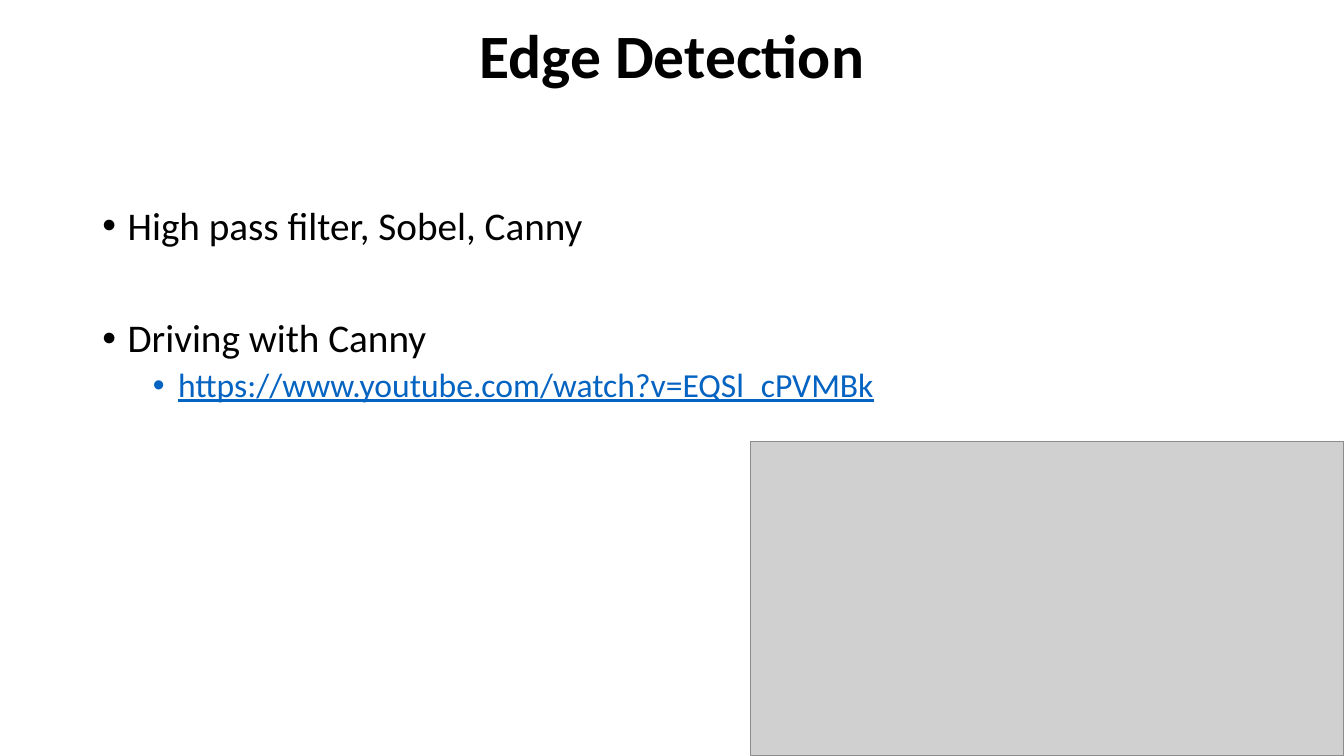
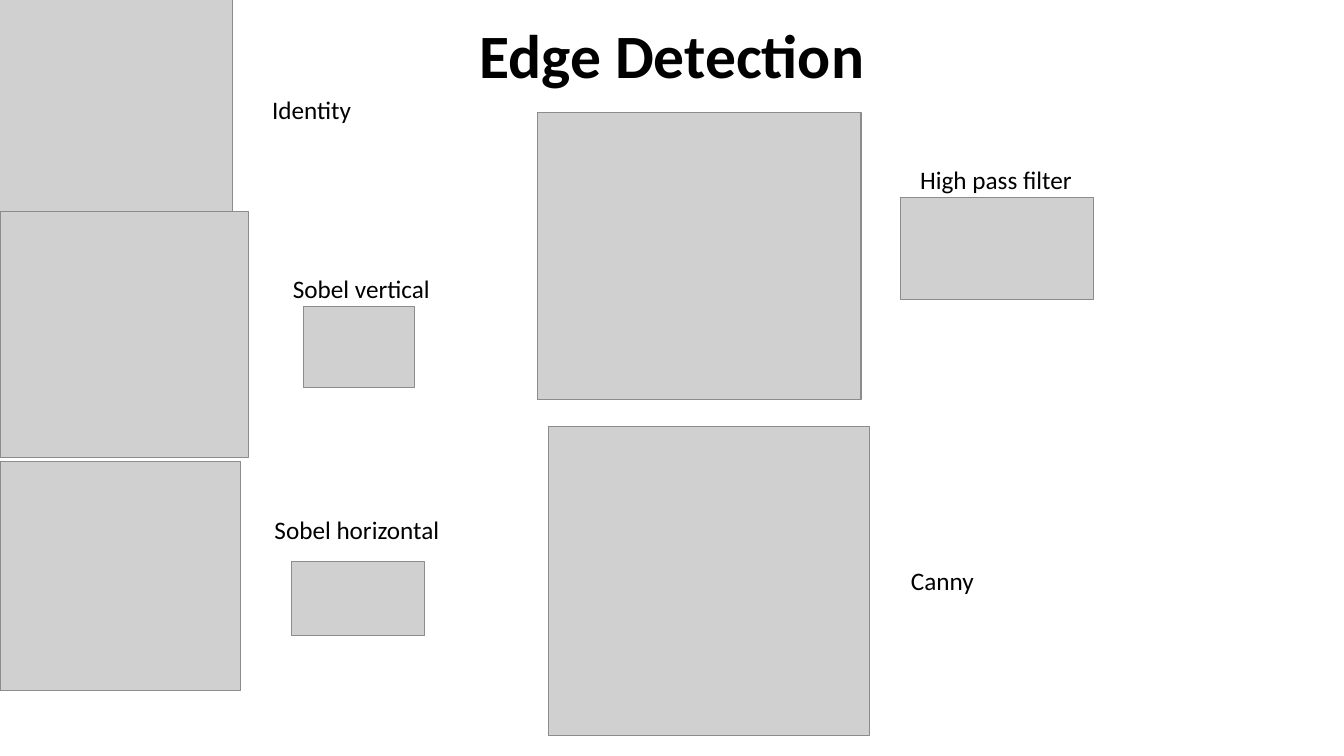
Before and after one commit to MickWPM/Thesis, a slide deck: slide 4 of Docs/InterimVivaReferences.pptx (slide 6 before the commit). Drawn at 1344x756 pixels with LibreOffice and Linux fonts; fonts in the diff are those of the drawing; grey boxes stand for pictures. Boxes give left, top, right and bottom in pixels: in the first picture for what was removed or moved away, otherwise in the second. Text is boxed around its words. In the diff, an @@ line names an element or a change of style, - is before the commit and + after.

```diff
--- a/Docs/InterimVivaReferences.pptx
+++ b/Docs/InterimVivaReferences.pptx
@@ picture added at [0,0,233,220] @@
@@ text added at [272,101,351,123], 18 pt, text #000000 @@
+Identity
@@ picture added at [538,113,862,400] @@
@@ text added at [920,171,1072,194], 18 pt, text #000000 @@
+High pass filter
@@ picture added at [901,198,1094,299] @@
@@ picture added at [0,212,248,457] @@
@@ text removed at [128,212,873,403] @@
-• High pass filter, Sobel, Canny
-• Driving with Canny
-  • https://www.youtube.com/watch?v=EQSl_cPVMBk
@@ text added at [293,280,430,298], 18 pt, text #000000 @@
+Sobel vertical
@@ picture added at [304,307,414,387] @@
@@ picture added at [548,426,869,736] @@
@@ picture removed at [751,442,1344,756] @@
@@ picture added at [0,461,240,690] @@
@@ text added at [274,521,440,539], 18 pt, text #000000 @@
+Sobel horizontal
@@ picture added at [292,562,424,636] @@
@@ text added at [911,573,974,594], 18 pt, text #000000 @@
+Canny
```
Also in this commit, not shown: 4 other slides changed, 2 slides added, 12 slides removed.
